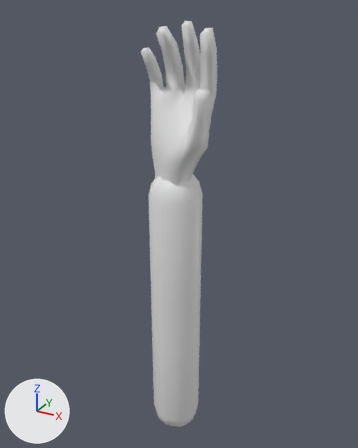
An edit to the glTF model assets/arm.glb, drawn before and after from the same camera.
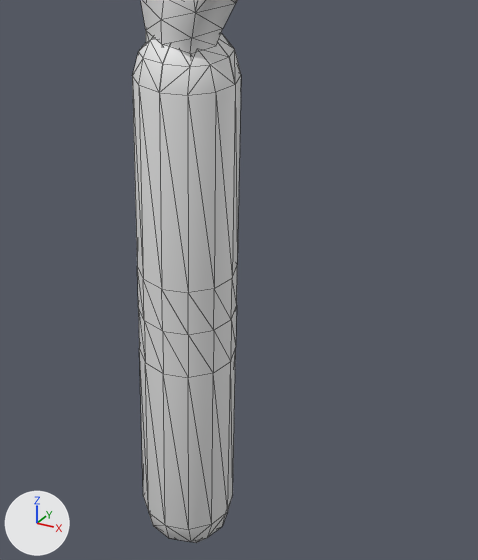
Each version is shown whole from a 50 mm lens placed at (0.422, -0.753, 0.87), pointed at (-0.002, 0.017, 0.485), then close up on the part from 23% to 89% of the width and 35% to 97% of the height. The axes (+X, +Y, +Z) are drawn at lower left. The lights are the same throughout. The close-ups show mesh edges as thin lines. Where no turn or scale is listed for an object, it has been applied to the vertices. Vertices at the same position are counted once.

In view in the first close-up: 'Hand', 'arm'.
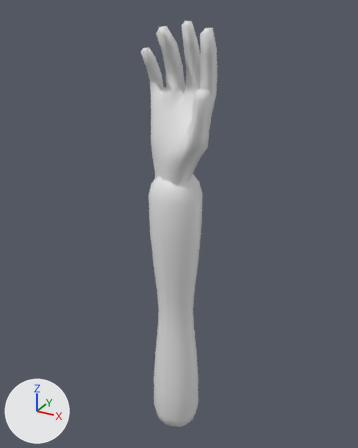
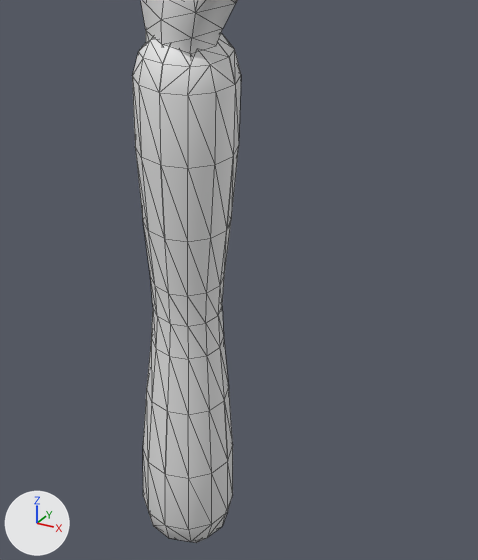
Where the change shows, as pixel boxes [x1, y1, x2, y2] in the close-ups (478 x 560 px):
part 1 of me_armmesh, built on: before [137, 267, 237, 378]; after [135, 146, 239, 478]

Diff of the bpy script that builds the scene:
```diff
--- a/assets/arm.glb.py
+++ b/assets/arm.glb.py
@@ me_armmesh @@
 # used by ob_arm; location = (0.0, 0.0, 0.0)
-me_armmesh.from_pydata(...)  # 144 vertices, 284 faces; spans x -0.05..0.05, y -0.05..0.05, z 0.0..0.6
+me_armmesh.from_pydata(...)  # 208 vertices, 412 faces; spans x -0.05..0.05, y -0.05..0.05, z 0.0..0.6
+# me_armmesh part 1
+# 64 faces are deleted
+# 48 vertices move from x -0.05..0.05, y -0.05..0.05, z 0.249..0.348 to x -0.049..0.049, y -0.049..0.049, z 0.12..0.479
+# 64 vertices are added at x -0.044..0.044, y -0.044..0.044, z 0.198..0.4
+# 192 new faces join them
 me_armmesh.materials.append(mat_material)
```
